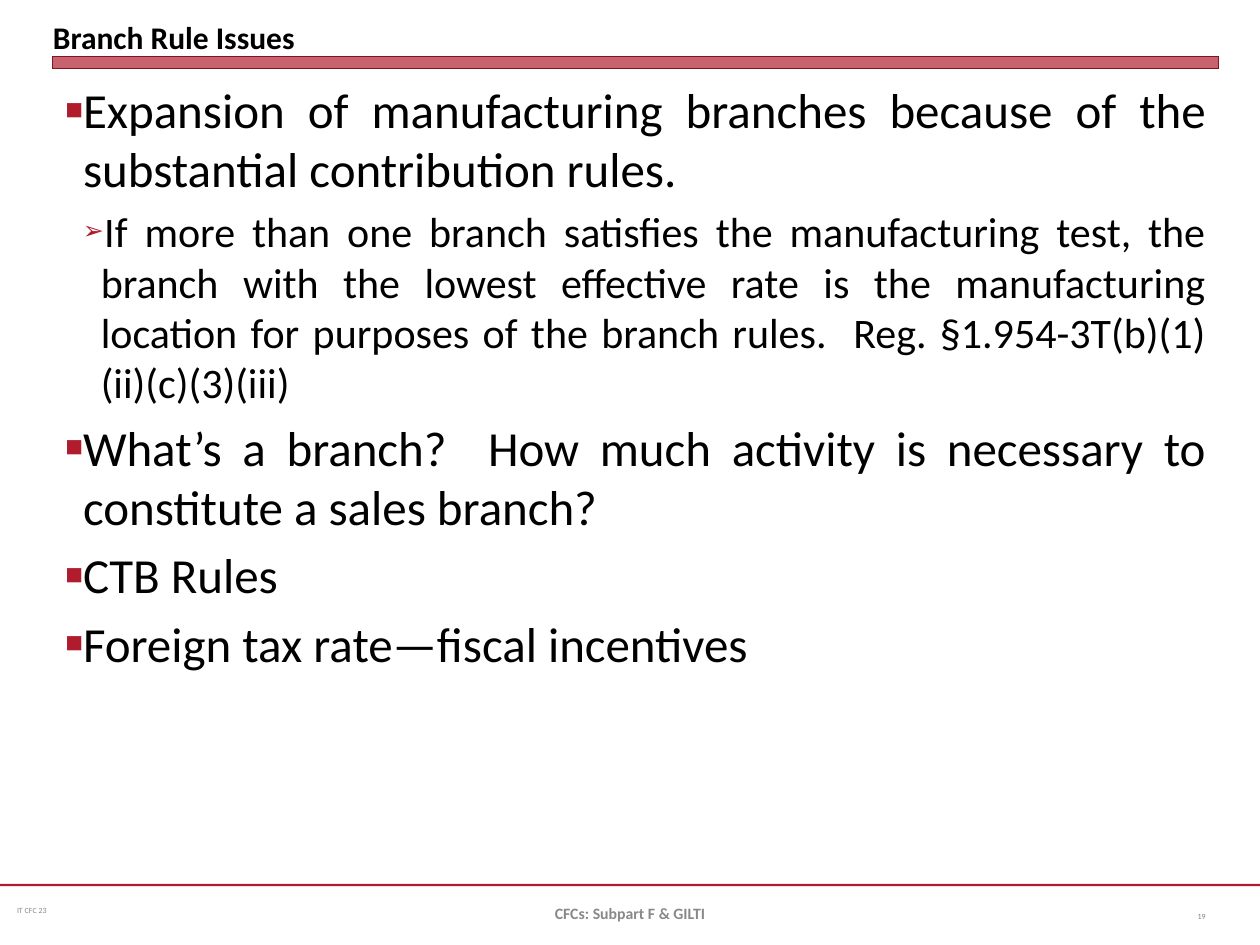
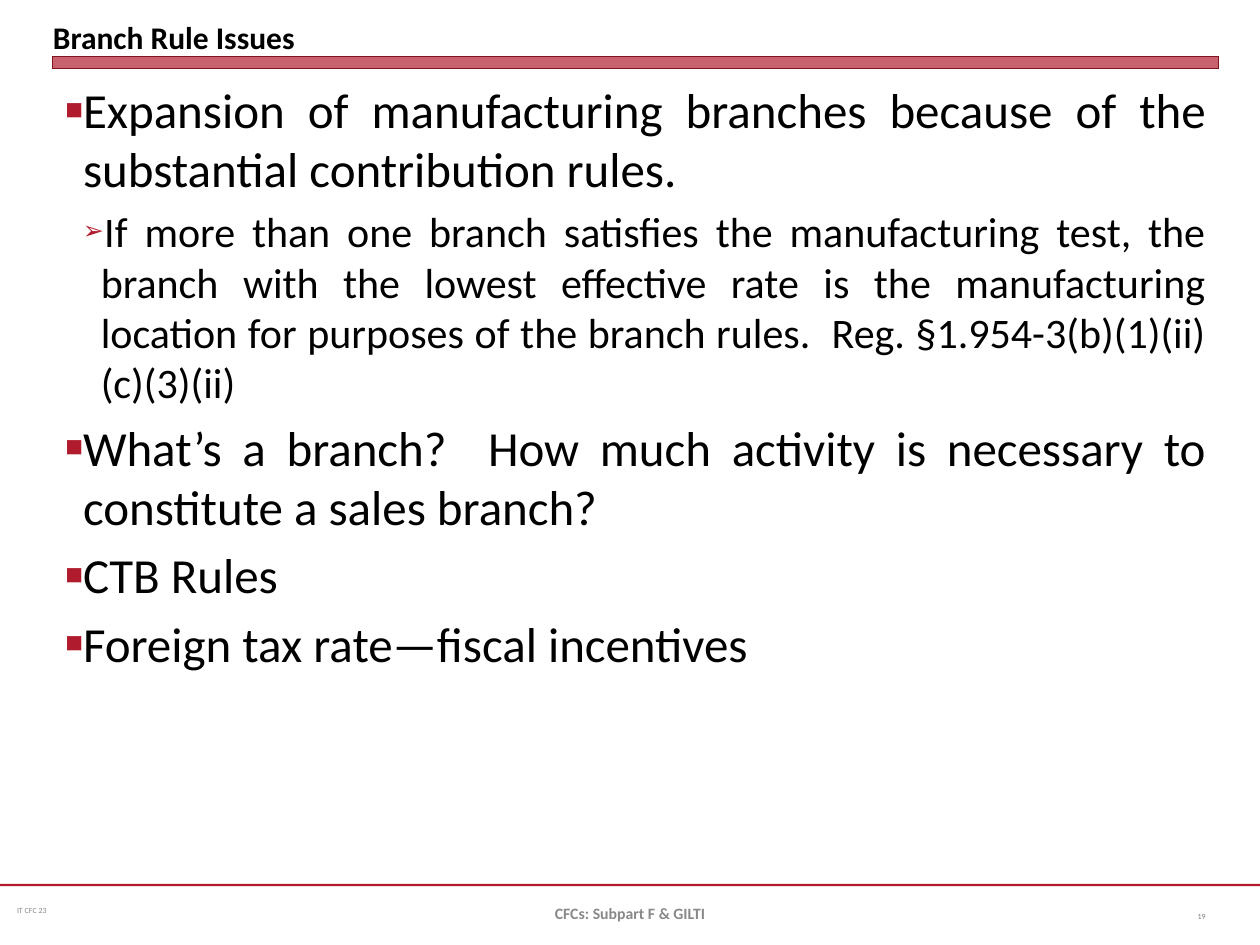
Before and after one commit to jmc877/International-Tax, a slide deck: slide 19 of slides/IT_CFC_23.pptx. Drawn at 1260x945 pixels with LibreOffice and Linux fonts; fonts in the diff are those of the drawing. Boxes give left, top, right and bottom in pixels: in the first picture for what was removed or moved away, otherwise in the second. Text is boxed around its words. In the diff, an @@ line names an element or a change of style, - is before the commit and + after.

```diff
--- a/slides/IT_CFC_23.pptx
+++ b/slides/IT_CFC_23.pptx
@@ text at (x1=101, y1=217, x2=1206, y2=404): text changed @@
-  ➢ If more than one branch satisfies the manufacturing test, the branch with the lowest effective rate is the manufacturing location for purposes of the branch rules. Reg. §1.954-3T(b)(1)(ii)(c)(3)(iii)
+  ➢ If more than one branch satisfies the manufacturing test, the branch with the lowest effective rate is the manufacturing location for purposes of the branch rules. Reg. §1.954-3(b)(1)(ii)(c)(3)(ii)
```
